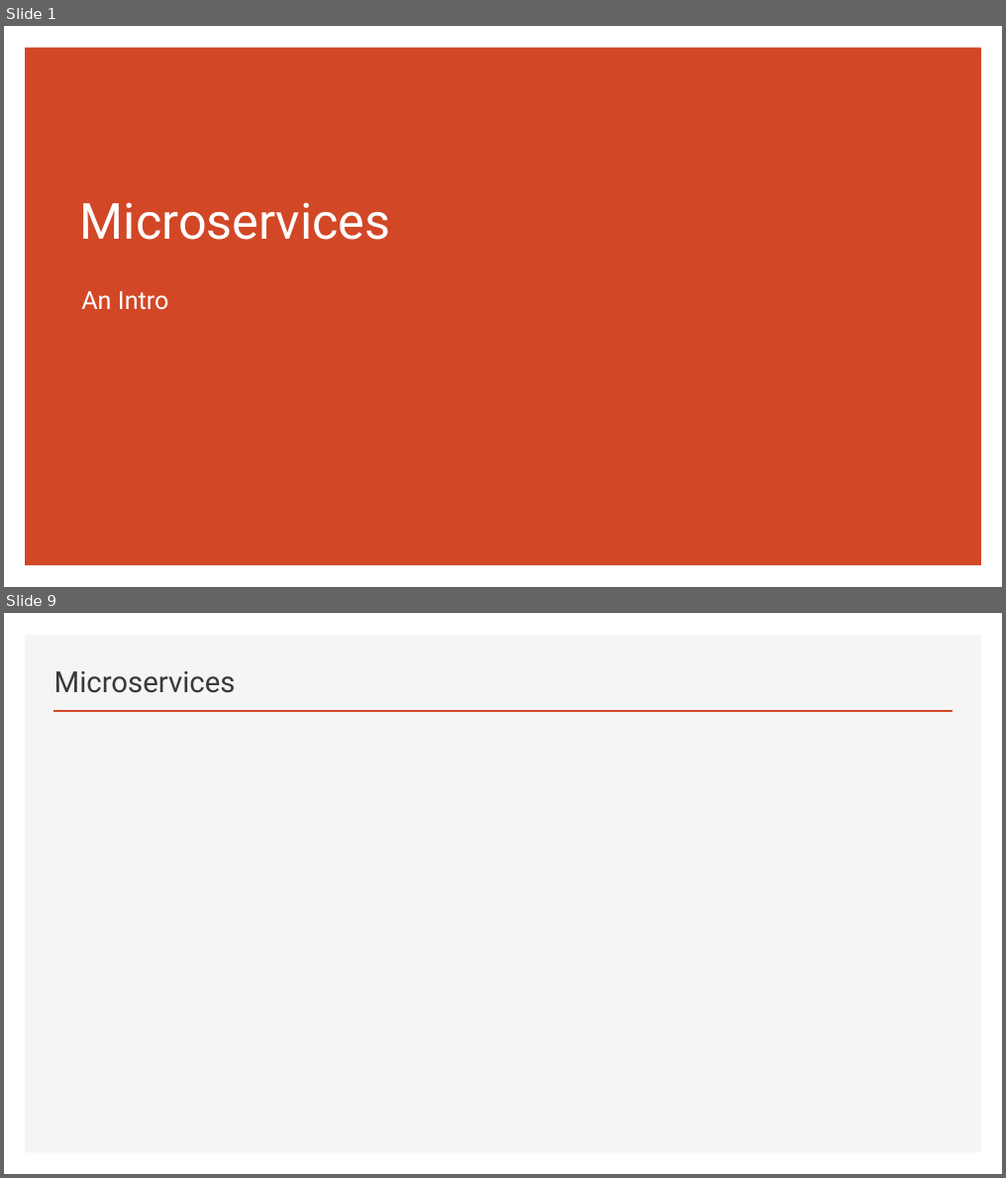
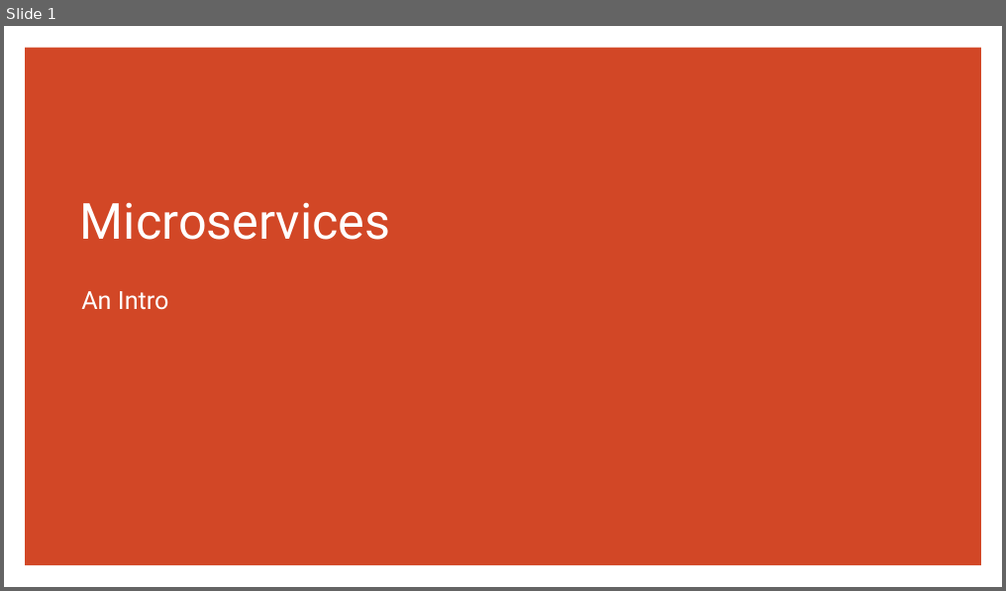
Before and after one commit to erniephillips/erniephillips.github.io, a slide deck: restful-api-presentations/phillips-presentation-week-8.pptx. Shown one above the other, each under a label of ours: slides 1 and 9 before the commit, slide 1 after it; the slides between them are not shown. The pictures are 1006x1178 and 1006x591 pixels, drawn with LibreOffice and Linux fonts; fonts in the diff are those of the drawing. Boxes give left, top, right and bottom in pixels: in the first picture for what was removed or moved away, otherwise in the second. Text is boxed around its words. In the diff, an @@ line names an element or a change of style, - is before the commit and + after.

```diff
--- a/restful-api-presentations/phillips-presentation-week-8.pptx
+++ b/restful-api-presentations/phillips-presentation-week-8.pptx
@@ slide 9 removed at [4,613,1002,1174], background #FFFFFF @@
@@ rectangle removed at [25,635,982,1154] @@
@@ title removed at [54,671,236,693] @@
-Microservices
@@ line removed from (54, 711) to (952, 711) @@
```
Also in this commit, not shown: 7 slides changed, 2 slides added, 1 other slide removed, 2 other files.
